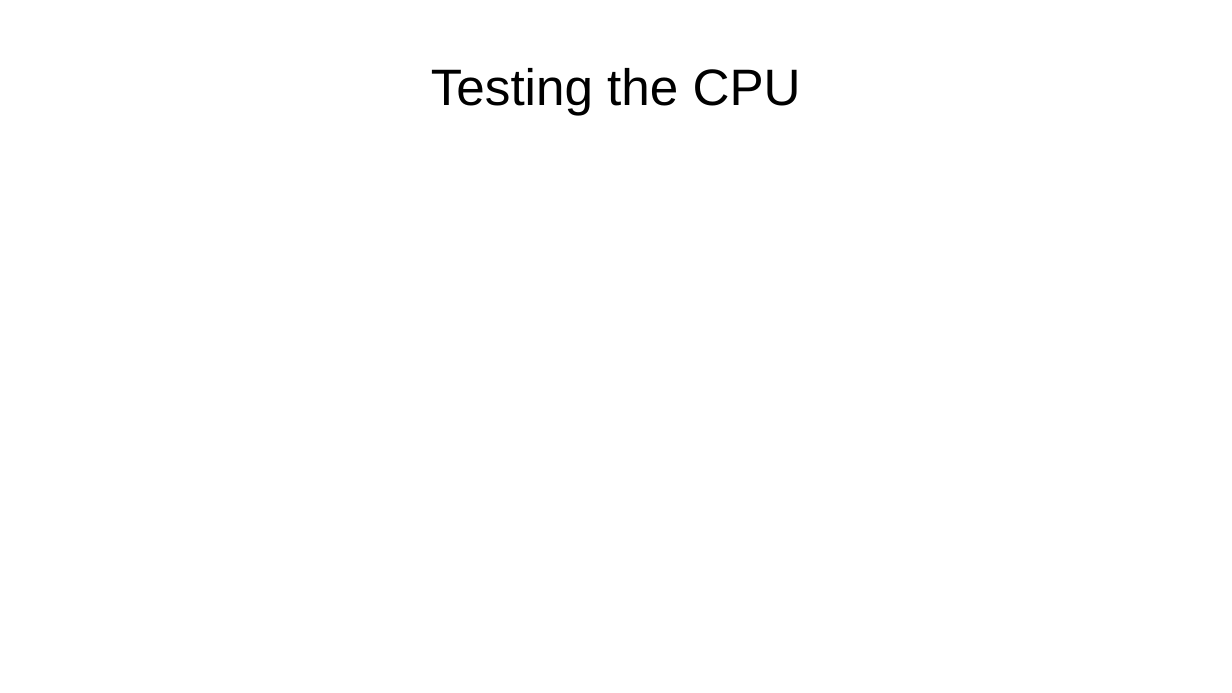
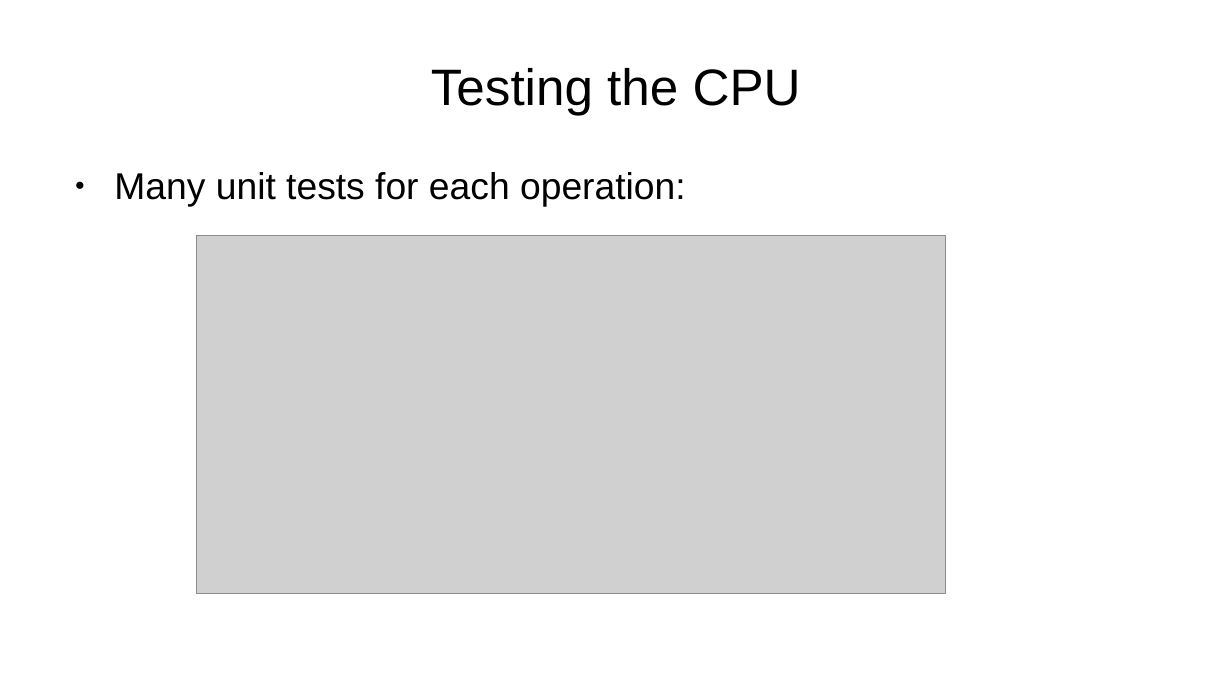
Before and after one commit to RevsRev/nes, a slide deck: slide 13 of tech-talk/NES emulator.odp. Drawn at 1232x693 pixels with LibreOffice and Linux fonts; fonts in the diff are those of the drawing; grey boxes stand for pictures; background and template pictures are left out. Boxes give left, top, right and bottom in pixels: in the first picture for what was removed or moved away, otherwise in the second. Text is boxed around its words. In the diff, an @@ line names an element or a change of style, - is before the commit and + after.

Commit message:
Update slides

```diff
--- a/tech-talk/NES emulator.odp
+++ b/tech-talk/NES emulator.odp
@@ text added at box(114, 172, 686, 207), 24 pt, text #000000 @@
+● Many unit tests for each operation:
@@ picture added at box(197, 236, 947, 595) @@
```
Also in this commit, not shown: 1 other slide changed, 2 slides added, 1 other file.
